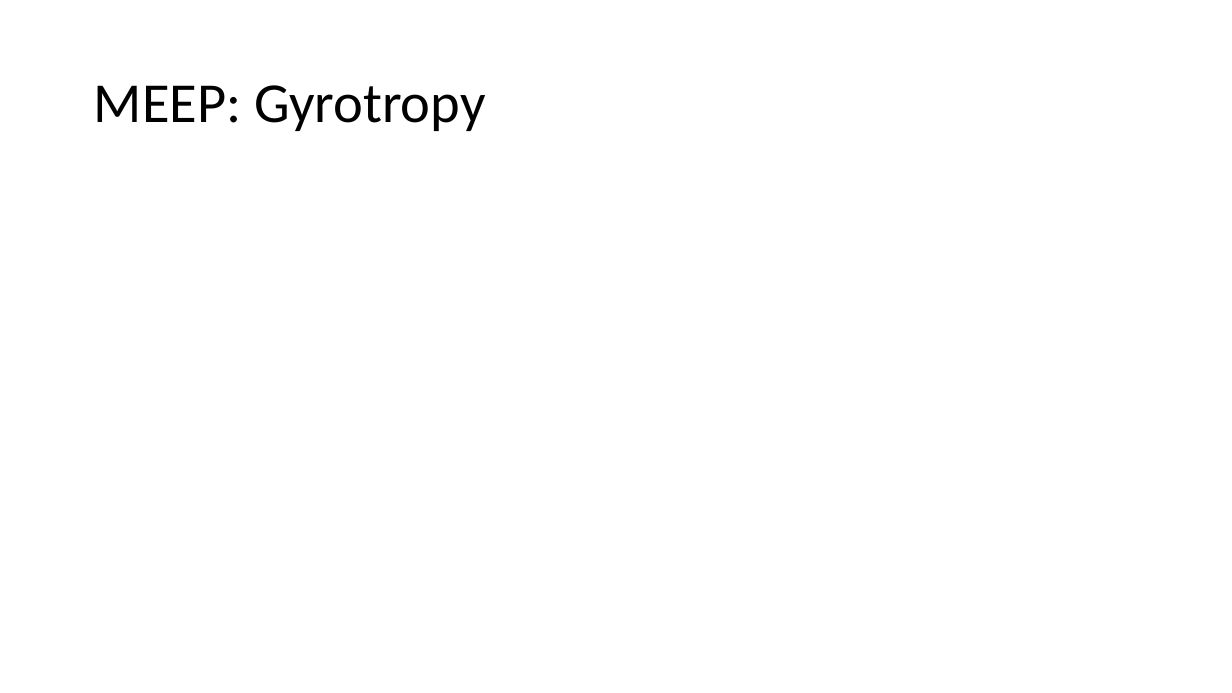
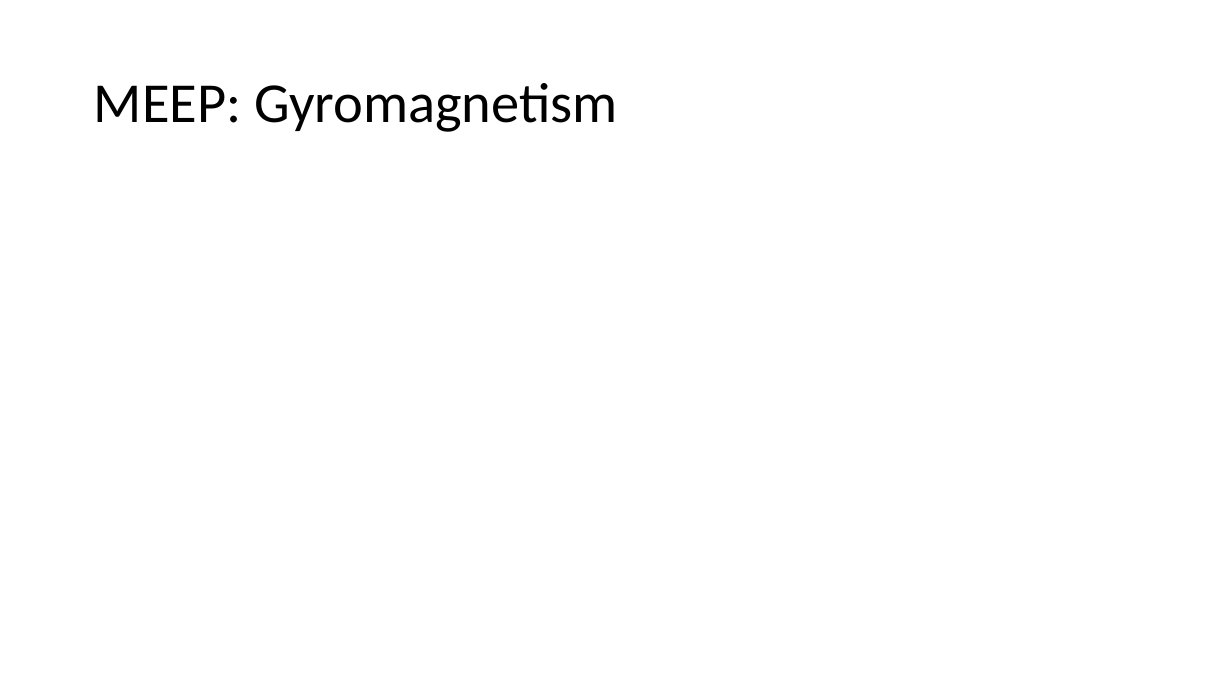
Before and after one commit to MuhammadShamaas1997/Electrical-Engineering, a slide deck: slide 24 of Thesis/Magnetic Transmission Lines/Thesis Proposal.pptx (slide 14 before the commit). Drawn at 1232x693 pixels with LibreOffice and Linux fonts; fonts in the diff are those of the drawing; grey boxes stand for pictures. Boxes give left, top, right and bottom in pixels: in the first picture for what was removed or moved away, otherwise in the second. Text is boxed around its words. In the diff, an @@ line names an element or a change of style, - is before the commit and + after.

```diff
--- a/Thesis/Magnetic Transmission Lines/Thesis Proposal.pptx
+++ b/Thesis/Magnetic Transmission Lines/Thesis Proposal.pptx
@@ title at (94, 83, 618, 132): text changed @@
-MEEP: Gyrotropy
+MEEP: Gyromagnetism
```
Also in this commit, not shown: 8 other slides changed, 13 slides added, 1 slide removed.
